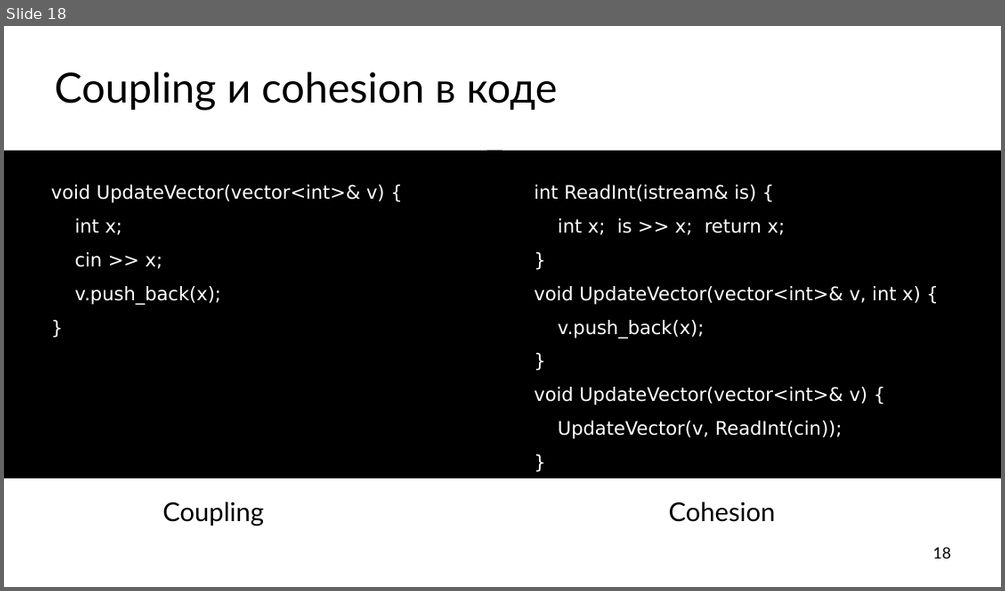
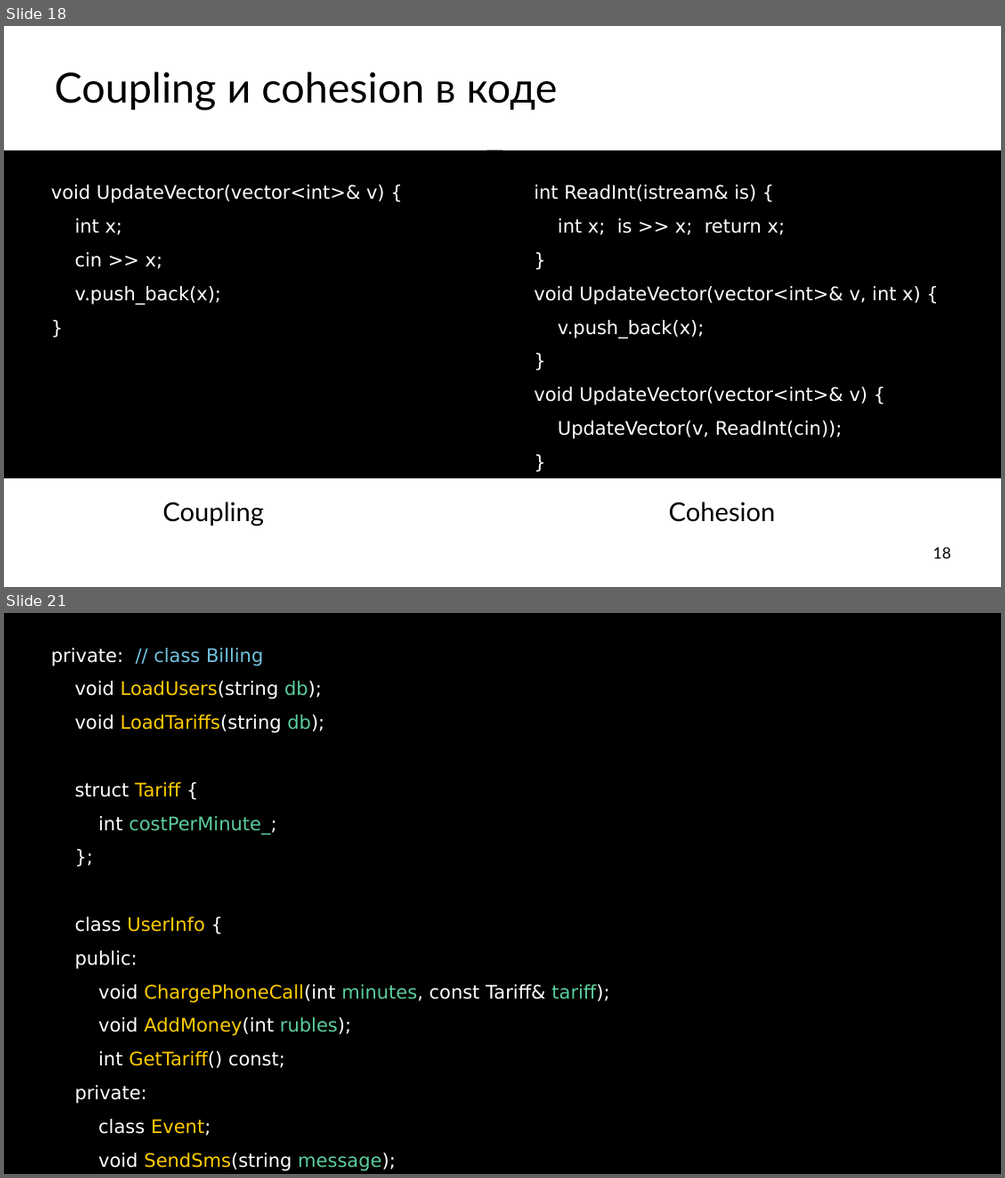
Before and after one commit to ishfb/cpprus17, a slide deck: slides.pptx. Shown one above the other, each under a label of ours: slide 18 before the commit, slides 18 and 21 after it; the slides between them are not shown. The pictures are 1005x591 and 1005x1178 pixels, drawn with LibreOffice and Linux fonts; fonts in the diff are those of the drawing. Boxes give left, top, right and bottom in pixels: in the first picture for what was removed or moved away, otherwise in the second. Text is boxed around its words. In the diff, an @@ line names an element or a change of style, - is before the commit and + after.

```diff
--- a/slides.pptx
+++ b/slides.pptx
@@ slide 21 added at box(4, 613, 1001, 1174), background #FFFFFF @@
@@ text added at box(4, 613, 1001, 1174), fill #000000, 36 pt, text #FFFFFF @@
+private: // class Billing
+void LoadUsers(string db);
+void LoadTariffs(string db);
+struct Tariff {
+int costPerMinute_;
+};
+class UserInfo {
+public:
+void ChargePhoneCall(int minutes, const Tariff& tariff);
+void AddMoney(int rubles);
+int GetTariff() const;
+private:
+class Event;
+void SendSms(string message);
```
Also in this commit, not shown: 1 slide changed, 6 other slides added, 1 slide removed, 1 other file.
